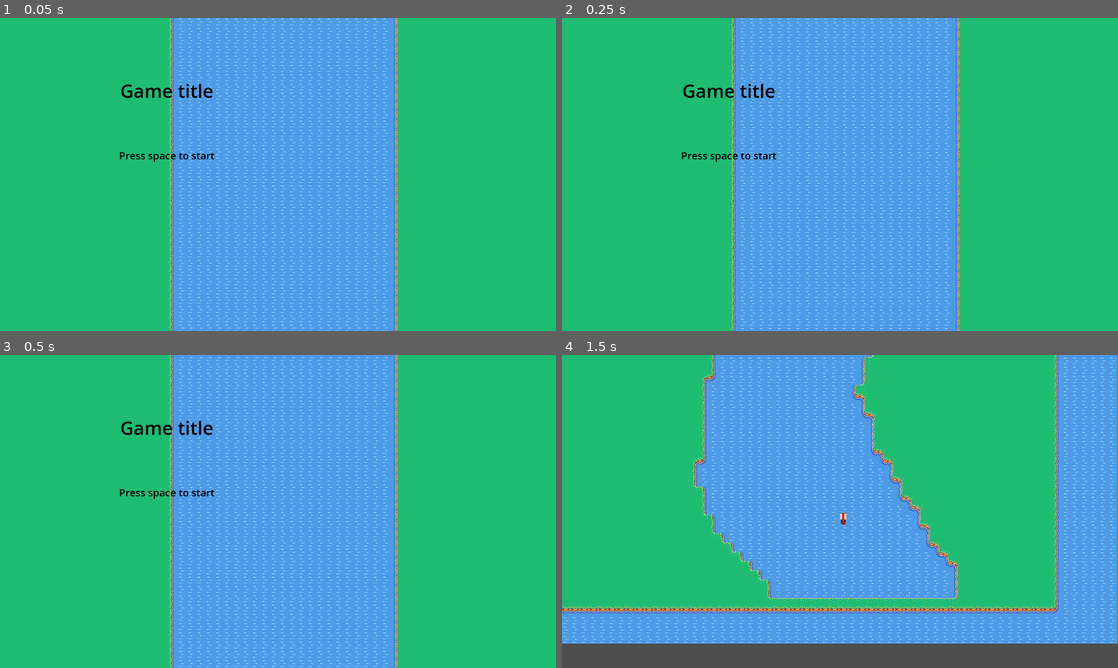
Above: before the commit, frames 1-4 (two rows, left to right).
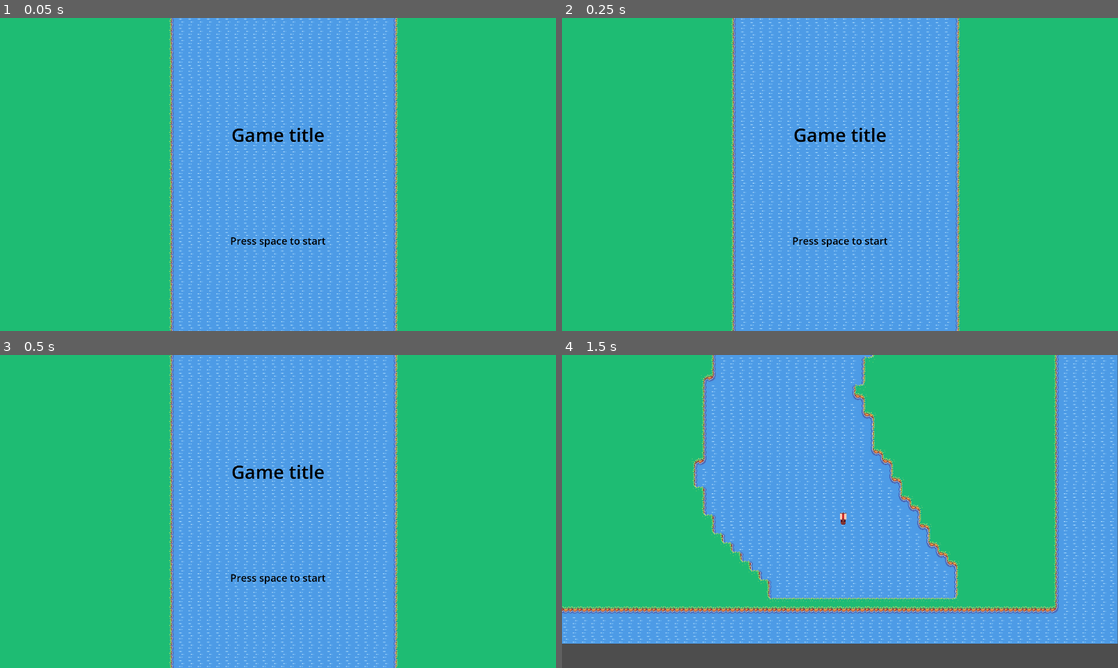
Above: after the commit, the same moments.

Repository: leonblum1208/nl_game_jam_3
Game: Godot game, scene res://scenes/ui/MainMenu.tscn
Same seed, same stepped clock (60 frames per second), same inputs: the game is played once before the commit and once after it.
Inputs:
- Up to frame 1 (0.05 s): no input
- Up to frame 2 (0.25 s): no input
- Up to frame 3 (0.5 s): no input
- Up to frame 4 (1.5 s): tap Space (ui_select) at 0.5, 0.77 s; hold Right (ui_right) 0.53-1.28 s; hold Down (ui_down) from 1.28 s (still down)

The runs differ from the first frame. In frame 1, 1.0% of the frame differs, in the area x 21-59%, y 20-74%; in frame 2, 1.0%; in frame 3, 1.0%; in frame 4, nothing differs.

Commit message:
smol fixes

Diff:
--- a/scenes/ui/MainMenu.tscn
+++ b/scenes/ui/MainMenu.tscn
@@ -18,18 +18,26 @@
 [node name="CanvasLayer" type="CanvasLayer" parent="."]
 
 [node name="Title" type="Label" parent="CanvasLayer"]
-offset_top = 206.0
-offset_right = 1152.0
-offset_bottom = 356.0
+anchors_preset = 15
+anchor_right = 1.0
+anchor_bottom = 1.0
+offset_top = 358.0
+offset_bottom = -569.0
+grow_horizontal = 2
+grow_vertical = 2
 theme_override_colors/font_color = Color(0, 0, 0, 1)
 theme_override_font_sizes/font_size = 64
 text = "Game title"
 horizontal_alignment = 1
 
 [node name="How to start" type="Label" parent="CanvasLayer"]
-offset_top = 450.0
-offset_right = 1152.0
-offset_bottom = 522.0
+anchors_preset = 15
+anchor_right = 1.0
+anchor_bottom = 1.0
+offset_top = 744.0
+offset_bottom = -201.0
+grow_horizontal = 2
+grow_vertical = 2
 theme_override_colors/font_color = Color(0, 0, 0, 1)
 theme_override_font_sizes/font_size = 35
 text = "Press space to start"
--- a/scenes/ui/main_menu.gd
+++ b/scenes/ui/main_menu.gd
@@ -2,11 +2,11 @@
 
 @export var blink_interval := 1.0  # seconds
 var blink_timer := 0.0
-var is_visible := true
+var how_to_start_visible := true
 
 func _process(delta: float) -> void:
 	blink_timer += delta
 	if blink_timer >= blink_interval:
-		is_visible = !is_visible
-		$"CanvasLayer/How to start".visible = is_visible
+		how_to_start_visible = !how_to_start_visible
+		$"CanvasLayer/How to start".visible = how_to_start_visible
 		blink_timer = 0.0
--- a/scenes/ui/menu_camera.gd
+++ b/scenes/ui/menu_camera.gd
@@ -4,7 +4,7 @@
 
 func _process(delta: float) -> void:
 	position.y -= SPEED * delta
-	if (position.y < -7_000): #hard cut to start every 175 sec
+	if (position.y < -7_000): #hard restart every 7000/SPEED sec
 		position.y = 0
 
 	if (Input.is_action_pressed("ui_select")):
